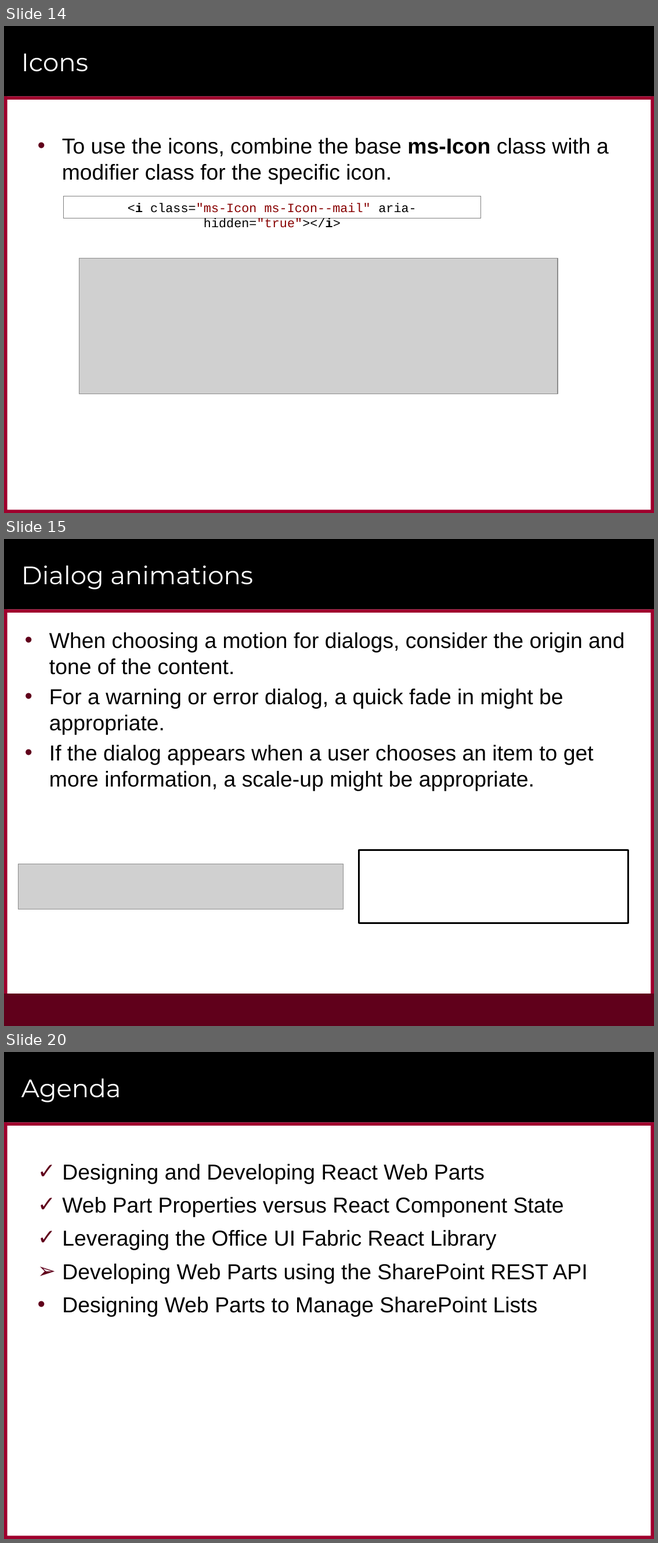
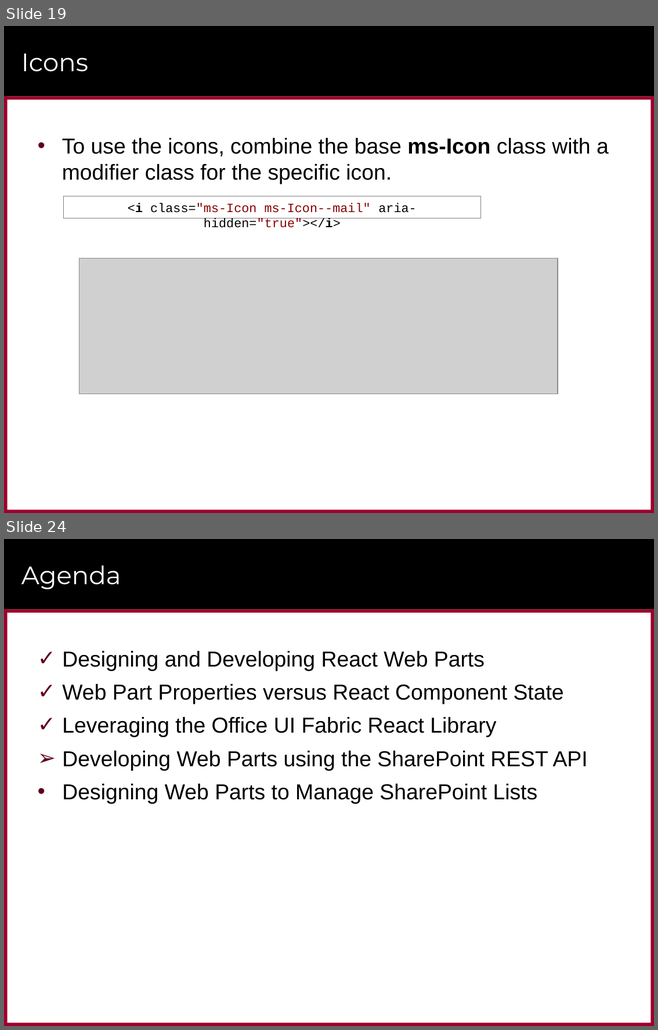
Before and after one commit to CriticalPathTraining/MSD365_Courseware, a slide deck: 05 ReactWebParts.pptx. Shown one above the other, each under a label of ours: slides 14, 15 and 20 before the commit, slides 19 and 24 after it; the slides between them are not shown. The pictures are 658x1543 and 658x1030 pixels, drawn with LibreOffice and Linux fonts; fonts in the diff are those of the drawing; grey boxes stand for pictures; background and template pictures are left out. Boxes give left, top, right and bottom in pixels: in the first picture for what was removed or moved away, otherwise in the second. Text is boxed around its words. In the diff, an @@ line names an element or a change of style, - is before the commit and + after.

```diff
--- a/05 ReactWebParts.pptx
+++ b/05 ReactWebParts.pptx
@@ slide 15 removed at bbox=[4, 539, 654, 1026], background #FFFFFF; not listed: 6 template elements that a slide beside it also shows @@
@@ title removed at bbox=[21, 565, 253, 589] @@
-Dialog animations
@@ text removed at bbox=[49, 632, 624, 791] @@
-• When choosing a motion for dialogs, consider the origin and tone of the content.
-• For a warning or error dialog, a quick fade in might be appropriate.
-• If the dialog appears when a user chooses an item to get more information, a scale-up might be appropriate.
@@ rectangle removed at bbox=[359, 850, 628, 923] @@
@@ picture removed at bbox=[18, 864, 343, 909] @@
@@ rectangle removed at bbox=[4, 994, 654, 1026] @@
@@ what was slide 14 is now slide 19 @@
@@ what was slide 20 is now slide 24 @@
```
Also in this commit, not shown: 5 slides changed, 24 slides added, 3 other slides removed, 4 other files.
